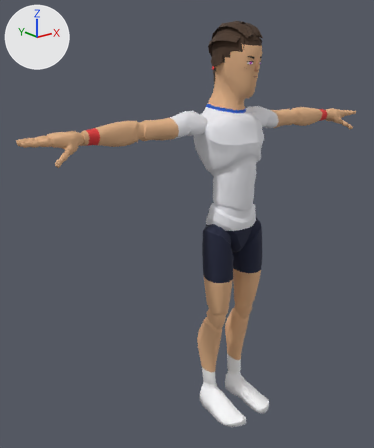
Before and after pictures for a commit that changed the glTF model sweetspot/models/players/p12.glb.
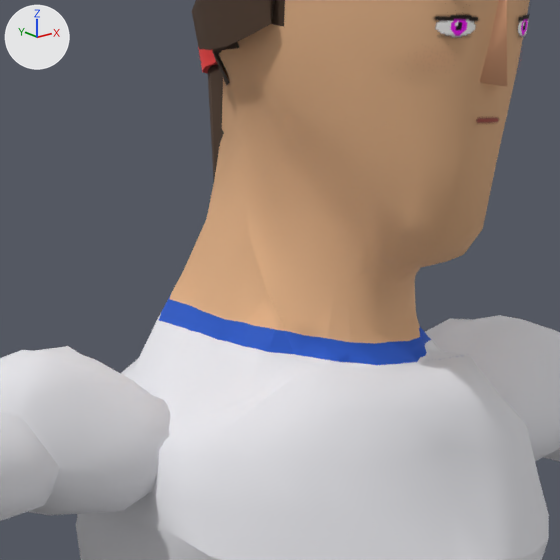
There are two pictures of each version: one whole from a 50 mm lens placed at (-1.627, -1.696, 1.704), pointed at (-0.173, 0.122, 0.977), one close up on the part from 49% to 71% of the width and 13% to 32% of the height. Every picture has the same lights, and +X, +Y and +Z are marked at upper left. The last two pictures show the newer version. Vertices at exactly the same position are counted once.

The first close-up shows 'Body', 'Face', 'Hair', 'Nose'.
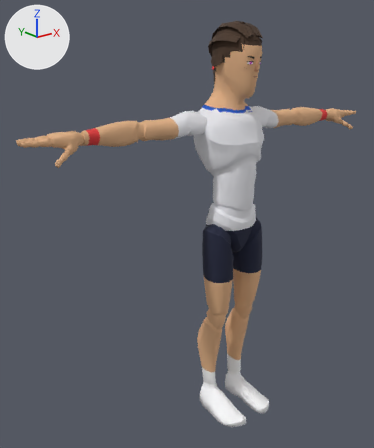
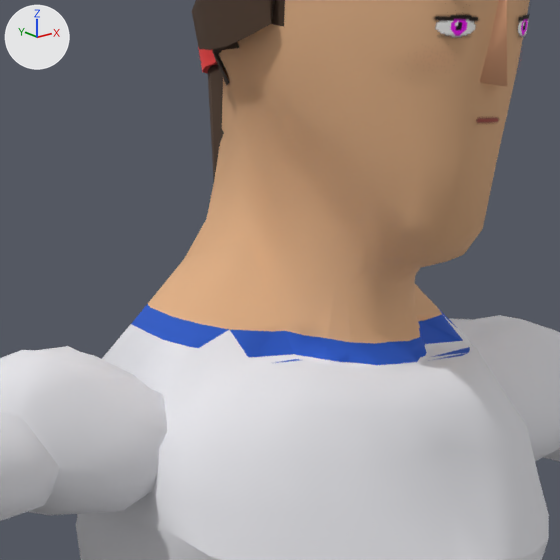
Location of each change, [x1, y1, x2, y2] in pixels of the close-ups (560 x 560 px; the box of a moved part takes in the faces that stretch with it):
part 1 of me_mannequin, moved or reshaped
    before: [120, 219, 526, 466]
    after: [102, 219, 526, 466]
part 2 of me_mannequin, surface changed
    before: [271, 360, 322, 395]
    after: [275, 347, 470, 363]

The change in detail:
me_mannequin has 7378 vertices, 14511 faces and spans x -0.97..0.97, y -0.21..0.14, z 0.0..1.86.
me_mannequin is used by ob_body; location (0.0, 0.0, 0.0).
me_mannequin part 1: 125 of 7378 vertices moved; they spanned x -0.14..0.14, y -0.05..0.13, z 1.45..1.55 and now span x -0.14..0.14, y -0.05..0.13, z 1.46..1.55; mean shift (0.0, 0.0, 0.01); largest move (0.1, 0.08, 1.51) -> (-0.12, 0.02, 1.5).
me_mannequin part 2: 4 kept faces spanning x -0.09..0.09, y -0.04..-0.01, z 1.49..1.5 get new texture (UV) coordinates.
